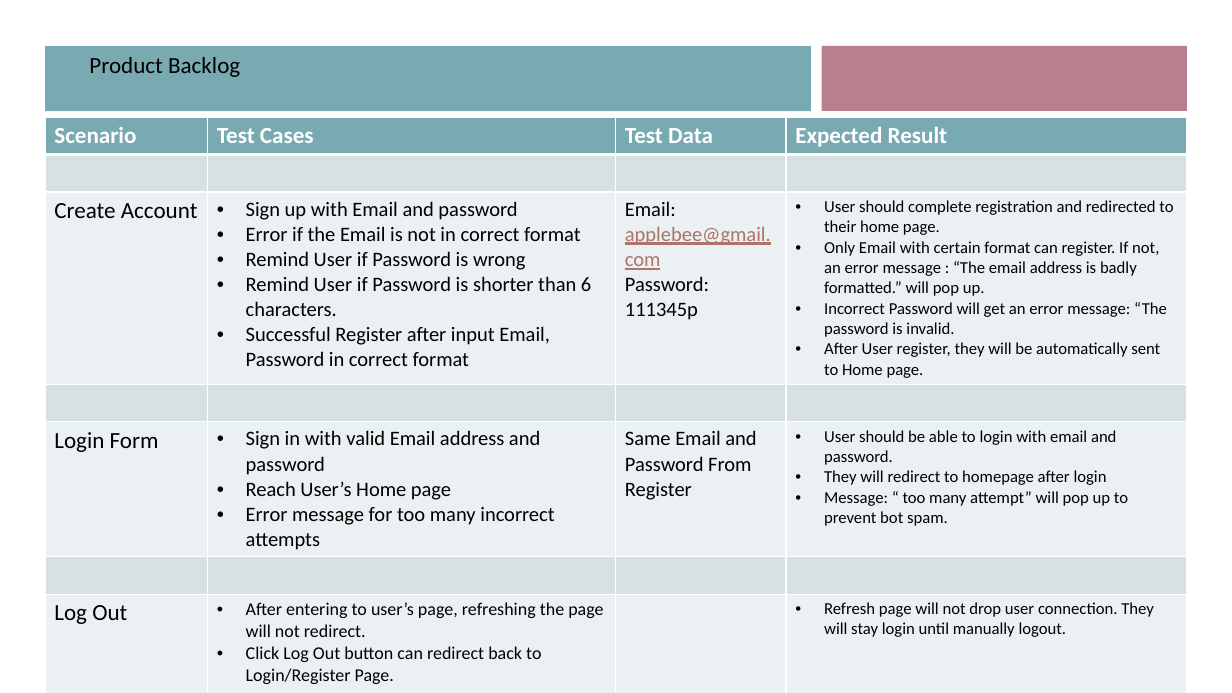
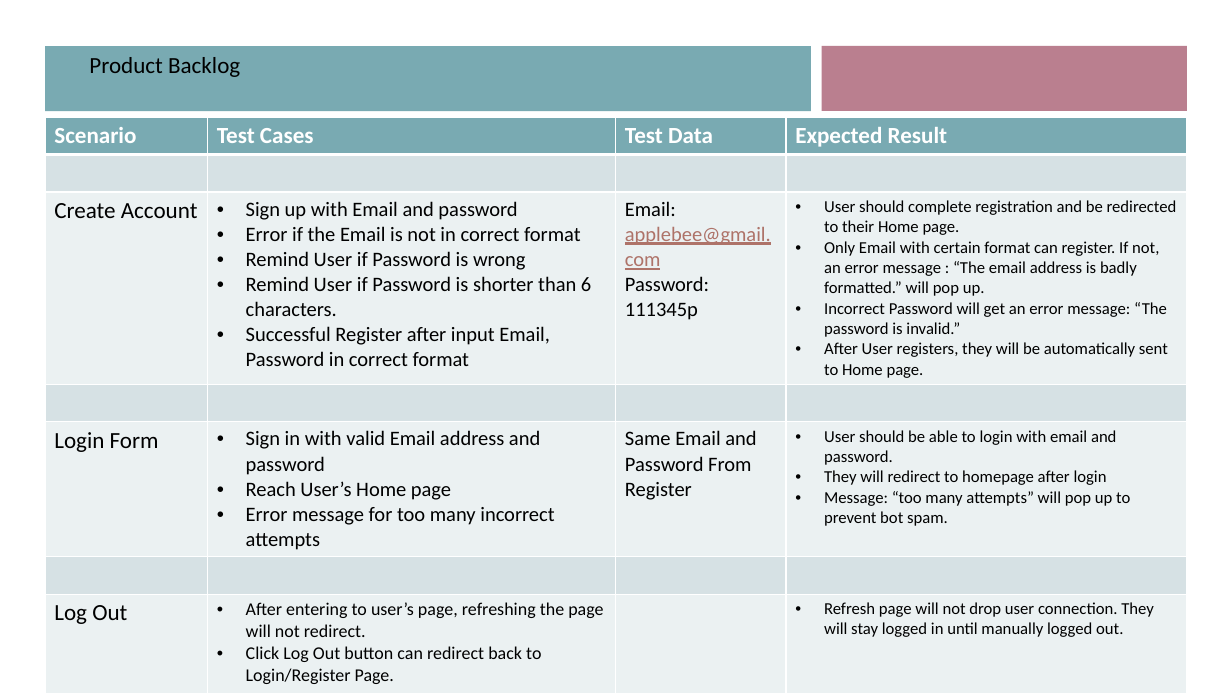
Before and after one commit to Xu12345-sophie/CS691TeamDice, a slide deck: slide 8 of Deliverable2/PC builder web application.pptx. Drawn at 1232x693 pixels with LibreOffice and Linux fonts; fonts in the diff are those of the drawing. Boxes give left, top, right and bottom in pixels: in the first picture for what was removed or moved away, otherwise in the second. Text is boxed around its words. In the diff, an @@ line names an element or a change of style, - is before the commit and + after.

Commit message:
Update PPT

```diff
--- a/Deliverable2/PC builder web application.pptx
+++ b/Deliverable2/PC builder web application.pptx
@@ table at <box>45,117,1187,691</box> @@
-row 3, column 4: User should complete registration and redirected to their home page. / Only Email with certain format can register. If not, an error message : “The email address is badly formatted.” will pop up. / Incorrect Password will get an error message: “The password is invalid. / After User register, they will be automatically sent to Home page.
+row 3, column 4: User should complete registration and be redirected to their Home page. / Only Email with certain format can register. If not, an error message : “The email address is badly formatted.” will pop up. / Incorrect Password will get an error message: “The password is invalid.” / After User registers, they will be automatically sent to Home page.
-row 5, column 4: User should be able to login with email and password. / They will redirect to homepage after login / Message: “ too many attempt” will pop up to prevent bot spam.
+row 5, column 4: User should be able to login with email and password. / They will redirect to homepage after login / Message: “too many attempts” will pop up to prevent bot spam.
-row 7, column 4: Refresh page will not drop user connection. They will stay login until manually logout.
+row 7, column 4: Refresh page will not drop user connection. They will stay logged in until manually logged out.
```
Also in this commit, not shown: 4 other slides changed.
